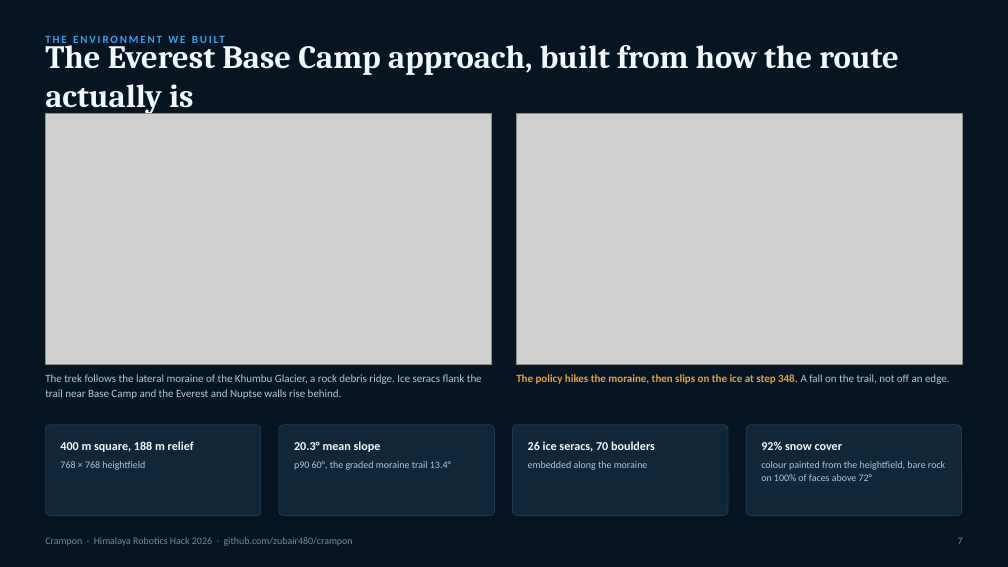
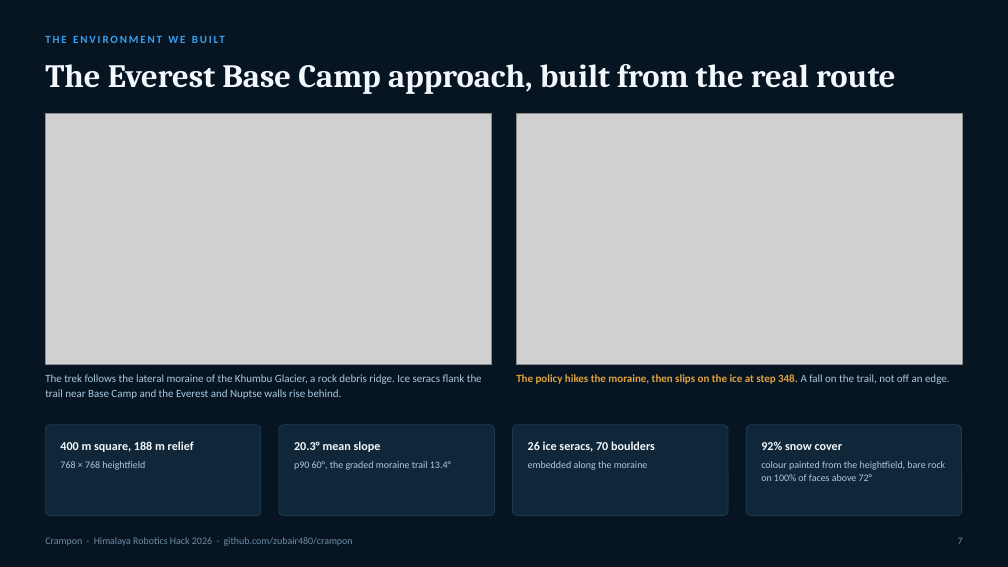
Before and after one commit to zubair480/crampon, a slide deck: slide 7 of crampon_pitch.pptx. Drawn at 1008x567 pixels with LibreOffice and Linux fonts; fonts in the diff are those of the drawing; grey boxes stand for pictures. Boxes give left, top, right and bottom in pixels: in the first picture for what was removed or moved away, otherwise in the second. Text is boxed around its words. In the diff, an @@ line names an element or a change of style, - is before the commit and + after.

```diff
--- a/crampon_pitch.pptx
+++ b/crampon_pitch.pptx
@@ text at (45,64,895,94): text changed @@
-The Everest Base Camp approach, built from how the route actually is
+The Everest Base Camp approach, built from the real route
```
Also in this commit, not shown: 9 other slides changed, 1 other file.
